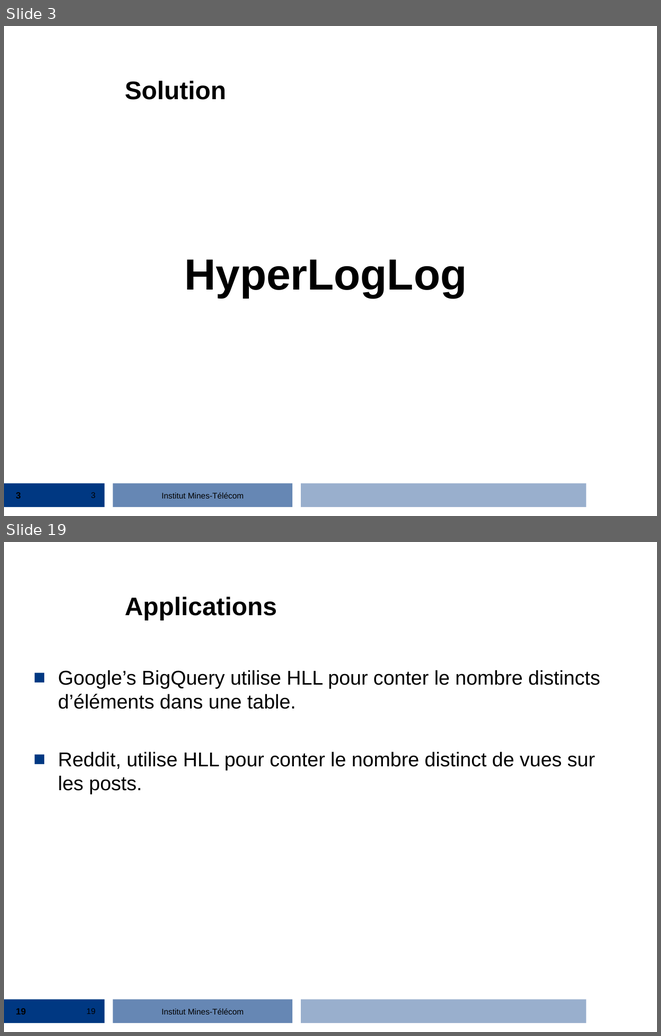
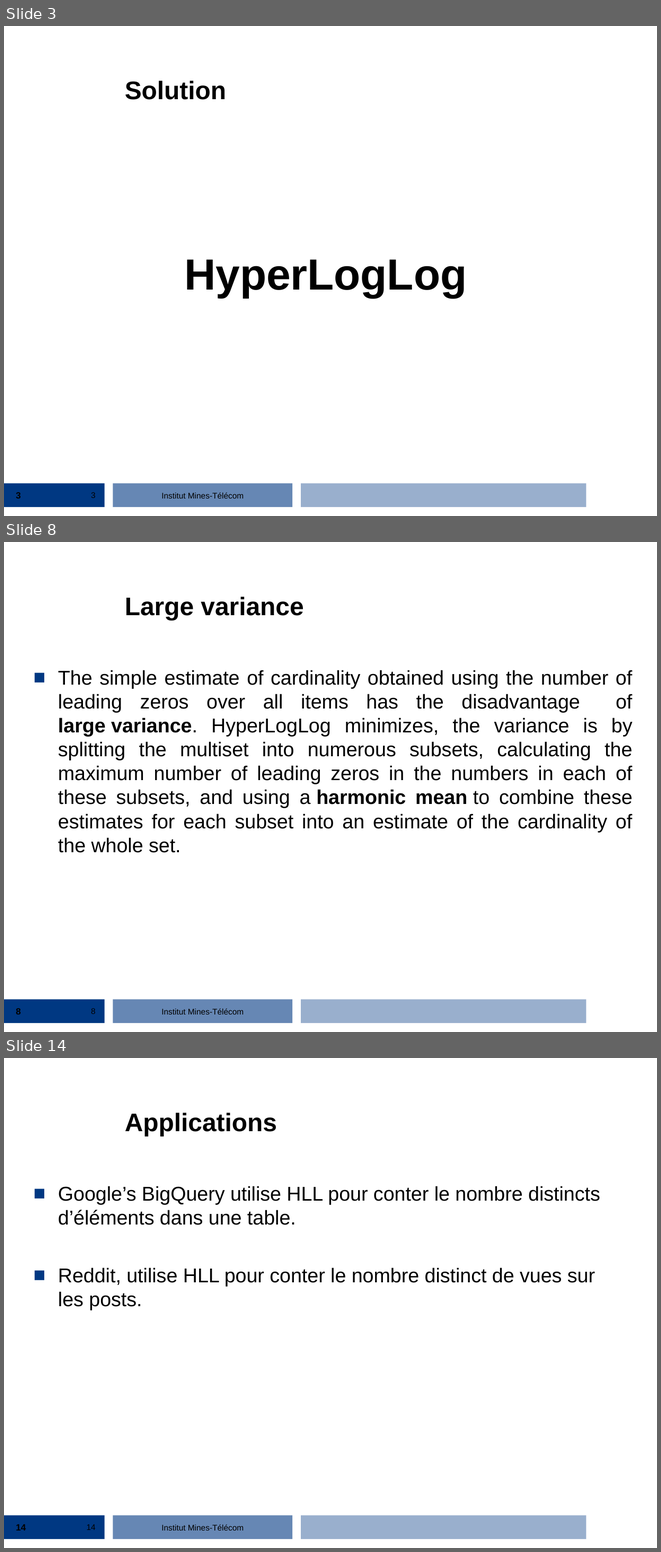
Before and after one commit to streaming-algorithms/hyper_log_log, a slide deck: 2_hyperloglog.ppt. Shown one above the other, each under a label of ours: slides 3 and 19 before the commit, slides 3, 8 and 14 after it; the slides between them are not shown. The pictures are 661x1036 and 661x1552 pixels, drawn with LibreOffice and Linux fonts; fonts in the diff are those of the drawing; background and template pictures are left out. Boxes give left, top, right and bottom in pixels: in the first picture for what was removed or moved away, otherwise in the second. Text is boxed around its words. In the diff, an @@ line names an element or a change of style, - is before the commit and + after.

```diff
--- a/2_hyperloglog.ppt
+++ b/2_hyperloglog.ppt
@@ slide 8 added at <box>4,542,657,1032</box>, background #FFFFFF; not listed: 4 template elements that a slide beside it also shows @@
@@ title added at <box>125,597,303,620</box>, 28 pt, text #000000, bold @@
+Large variance
@@ text added at <box>58,670,633,853</box>, 22 pt, text #000000 @@
+■ The simple estimate of cardinality obtained using the number of leading zeros over all items has the disadvantage of large variance. HyperLogLog minimizes, the variance is by splitting the multiset into numerous subsets, calculating the maximum number of leading zeros in the numbers in each of these subsets, and using a harmonic mean to combine these estimates for each subset into an estimate of the cardinality of the whole set.
@@ page number added at <box>16,1008,21,1014</box>, 10 pt, text #000000, bold @@
+8
@@ page number added at <box>91,1008,96,1014</box>, 9 pt, text #000000 @@
+8
@@ what was slide 19 is now slide 14 @@
@@ page number at <box>16,1524,26,1530</box>: text changed @@
-19
+14
@@ page number at <box>87,1524,96,1530</box>: text changed @@
-19
+14
```
Also in this commit, not shown: 12 other slides added, 18 slides removed.
